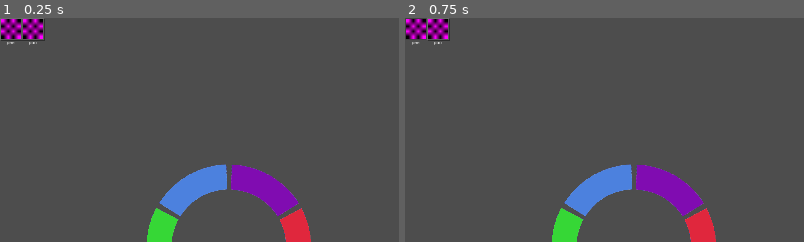
Above: before the commit, frames 1-2 (left to right).
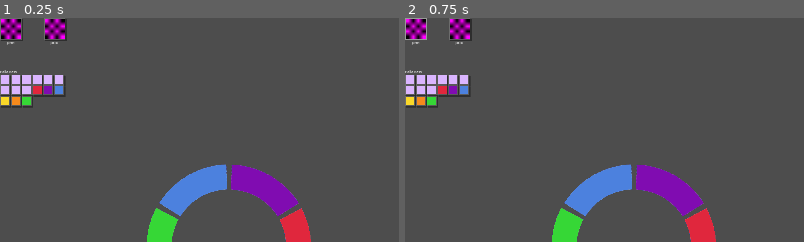
Above: after the commit, the same moments.

Repository: shibechef/sandbird
Game: Godot game, scene res://scenes/program.tscn
The game is run twice, just before and just after one commit, with the same random seed, the same clock (stepped at 60 frames per second) and the same inputs. The project has no main scene, so this scene is started directly.
Inputs (mouse positions are % of the whole screen's width and height, from its top left):
- Up to frame 1 (0.25 s): no input
- Up to frame 2 (0.75 s): click (1, 2) at 0.52 s
The pictures show only the part of the screen within x 0-50%, y 0-50%; the shares and areas given below are measured in that part.

The runs differ from the first frame. In frame 1, 2.6% of the frame differs, in the area x 0-17%, y 0-40%; in frame 2, 2.7%.
Error in both runs: Assertion failed: res://user/brushes/ does not exist! (res://user/file_reader.gd:8)

Commit message:
sidebar ui kinda works almost

Diff:
--- a/UI/composed_scenes/brush_sidebar.tscn
+++ b/UI/composed_scenes/brush_sidebar.tscn
@@ -4,25 +4,22 @@
 [ext_resource type="PackedScene" uid="uid://dkpe87xxdua08" path="res://UI/composed_scenes/single_brush.tscn" id="1_dglvy"]
 
 [node name="BrushSidebarUI" type="Control" unique_id=201940366]
+custom_minimum_size = Vector2(348, 124)
 layout_mode = 3
-anchors_preset = 15
-anchor_right = 1.0
-anchor_bottom = 1.0
-grow_horizontal = 2
-grow_vertical = 2
+anchors_preset = 0
+size_flags_horizontal = 3
+size_flags_vertical = 3
 script = ExtResource("1_6q7k1")
+item_scene = ExtResource("1_dglvy")
 
 [node name="VBoxContainer" type="VBoxContainer" parent="." unique_id=2093866990]
 layout_mode = 0
-offset_left = 1.0
-offset_top = 1.0
-offset_right = 333.0
-offset_bottom = 481.0
-theme_override_constants/separation = 66
+offset_right = 347.0
+offset_bottom = 132.0
 
 [node name="HBoxContainer" type="HBoxContainer" parent="VBoxContainer" unique_id=1813756040]
 layout_mode = 2
-theme_override_constants/separation = 53
+theme_override_constants/separation = 7
 
 [node name="BrushVisual" parent="VBoxContainer/HBoxContainer" unique_id=1404525813 instance=ExtResource("1_dglvy")]
 layout_mode = 2
@@ -44,7 +41,7 @@
 
 [node name="HBoxContainer2" type="HBoxContainer" parent="VBoxContainer" unique_id=1646338490]
 layout_mode = 2
-theme_override_constants/separation = 53
+theme_override_constants/separation = 7
 
 [node name="BrushVisual" parent="VBoxContainer/HBoxContainer2" unique_id=1058319413 instance=ExtResource("1_dglvy")]
 layout_mode = 2
--- a/UI/composed_scenes/color_sidebar.tscn
+++ /dev/null
@@ -1,14 +0,0 @@
-[gd_scene format=3 uid="uid://qhlka6qln6eh"]
-
-[node name="ColorSidebar" type="Control" unique_id=1804888296]
-layout_mode = 3
-anchors_preset = 15
-anchor_right = 1.0
-anchor_bottom = 1.0
-grow_horizontal = 2
-grow_vertical = 2
-
-[node name="VBoxContainer" type="VBoxContainer" parent="." unique_id=997958691]
-layout_mode = 0
-offset_right = 240.0
-offset_bottom = 480.0
--- a/UI/composed_scenes/palette_folder.tscn
+++ b/UI/composed_scenes/palette_folder.tscn
@@ -2,7 +2,7 @@
 
 [ext_resource type="Script" uid="uid://bioqp0ph54vvk" path="res://UI/scripts/palette_folder_UI.gd" id="1_elklv"]
 [ext_resource type="StyleBox" uid="uid://cvxn6jsyk4ohp" path="res://UI/data/stylebox/palette_style_box.tres" id="2_n1de4"]
-[ext_resource type="PackedScene" uid="uid://b02bj4xvnsmrq" path="res://UI/composed_scenes/single_palette.tscn" id="2_sns7h"]
+[ext_resource type="PackedScene" uid="uid://b02bj4xvnsmrq" path="res://UI/composed_scenes/palette_preview.tscn" id="2_sns7h"]
 
 [node name="PaletteFolder" type="Control"]
 layout_mode = 3
--- /dev/null
+++ b/UI/composed_scenes/palette_import.tscn
@@ -0,0 +1,46 @@
+[gd_scene format=3 uid="uid://qhlka6qln6eh"]
+
+[ext_resource type="Script" uid="uid://b0paqvusxsnfq" path="res://UI/scripts/palette_import_UI.gd" id="1_ysmn4"]
+[ext_resource type="PackedScene" uid="uid://b02bj4xvnsmrq" path="res://UI/composed_scenes/palette_preview.tscn" id="2_q7c4r"]
+
+[node name="PaletteImport" type="Control" unique_id=1804888296]
+layout_mode = 3
+anchors_preset = 0
+script = ExtResource("1_ysmn4")
+item_scene = ExtResource("2_q7c4r")
+
+[node name="VBoxContainer" type="VBoxContainer" parent="." unique_id=997958691]
+layout_mode = 0
+offset_right = 204.0
+offset_bottom = 128.0
+theme_override_constants/separation = 5
+
+[node name="HBoxContainer" type="HBoxContainer" parent="VBoxContainer" unique_id=1568070219]
+layout_mode = 2
+theme_override_constants/separation = 5
+
+[node name="PaletteVisual" parent="VBoxContainer/HBoxContainer" unique_id=879457170 instance=ExtResource("2_q7c4r")]
+layout_mode = 2
+
+[node name="PaletteVisual2" parent="VBoxContainer/HBoxContainer" unique_id=64188291 instance=ExtResource("2_q7c4r")]
+layout_mode = 2
+
+[node name="HBoxContainer2" type="HBoxContainer" parent="VBoxContainer" unique_id=1519691286]
+layout_mode = 2
+theme_override_constants/separation = 5
+
+[node name="PaletteVisual" parent="VBoxContainer/HBoxContainer2" unique_id=1330392797 instance=ExtResource("2_q7c4r")]
+layout_mode = 2
+
+[node name="PaletteVisual2" parent="VBoxContainer/HBoxContainer2" unique_id=1176136243 instance=ExtResource("2_q7c4r")]
+layout_mode = 2
+
+[node name="HBoxContainer3" type="HBoxContainer" parent="VBoxContainer" unique_id=970018730]
+layout_mode = 2
+theme_override_constants/separation = 5
+
+[node name="PaletteVisual" parent="VBoxContainer/HBoxContainer3" unique_id=411400149 instance=ExtResource("2_q7c4r")]
+layout_mode = 2
+
+[node name="PaletteVisual2" parent="VBoxContainer/HBoxContainer3" unique_id=1020422072 instance=ExtResource("2_q7c4r")]
+layout_mode = 2
--- /dev/null
+++ b/UI/composed_scenes/palette_preview.tscn
@@ -0,0 +1,51 @@
+[gd_scene format=3 uid="uid://b02bj4xvnsmrq"]
+
+[ext_resource type="Theme" uid="uid://d36i1d6pb5k2f" path="res://UI/data/text_theme.tres" id="1_rv7sa"]
+[ext_resource type="StyleBox" uid="uid://dbi85feyepdso" path="res://UI/data/stylebox/unselected_brush.tres" id="2_sqthx"]
+[ext_resource type="StyleBox" uid="uid://cdrajy0hbo8vq" path="res://UI/data/stylebox/selected_brush.tres" id="3_4a4nk"]
+[ext_resource type="StyleBox" uid="uid://dl517e0mbhqwd" path="res://UI/data/stylebox/hovered_brush.tres" id="4_7jb8e"]
+
+[sub_resource type="Gradient" id="Gradient_rv7sa"]
+interpolation_mode = 1
+offsets = PackedFloat32Array(0, 0.32098764, 0.67901236)
+colors = PackedColorArray(0, 0, 0, 1, 0.1583412, 0.009129164, 0.19589639, 1, 1, 1, 1, 1)
+
+[sub_resource type="GradientTexture1D" id="GradientTexture1D_y6k63"]
+gradient = SubResource("Gradient_rv7sa")
+
+[node name="PaletteVisual" type="Control" unique_id=879457170]
+custom_minimum_size = Vector2(100, 40)
+layout_mode = 3
+anchors_preset = 0
+offset_right = 100.0
+offset_bottom = 40.0
+theme = ExtResource("1_rv7sa")
+
+[node name="Button" type="Button" parent="." unique_id=1670553264]
+unique_name_in_owner = true
+layout_mode = 1
+anchors_preset = -1
+offset_right = 100.0
+offset_bottom = 40.0
+theme_override_styles/normal = ExtResource("2_sqthx")
+theme_override_styles/pressed = ExtResource("3_4a4nk")
+theme_override_styles/hover = ExtResource("4_7jb8e")
+
+[node name="MarginContainer" type="MarginContainer" parent="Button" unique_id=571709661]
+custom_minimum_size = Vector2(100, 40)
+layout_mode = 1
+anchors_preset = 15
+anchor_right = 1.0
+anchor_bottom = 1.0
+grow_horizontal = 2
+grow_vertical = 2
+theme_override_constants/margin_left = 3
+theme_override_constants/margin_top = 3
+theme_override_constants/margin_right = 3
+theme_override_constants/margin_bottom = 3
+
+[node name="Texture" type="TextureRect" parent="Button/MarginContainer" unique_id=923271472]
+unique_name_in_owner = true
+layout_mode = 2
+texture = SubResource("GradientTexture1D_y6k63")
+expand_mode = 2
--- /dev/null
+++ b/UI/composed_scenes/palette_sidebar.tscn
@@ -0,0 +1,29 @@
+[gd_scene format=3 uid="uid://bmcoto6aqkjjg"]
+
+[ext_resource type="Script" uid="uid://bmunx10p2xtwq" path="res://UI/scripts/palette_sidebar_UI.gd" id="1_ysmn4"]
+[ext_resource type="PackedScene" uid="uid://dlvu7ftyatecw" path="res://UI/composed_scenes/single_color.tscn" id="2_mqkag"]
+[ext_resource type="PackedScene" uid="uid://b3c800ak8in7u" path="res://UI/composed_scenes/single_palette.tscn" id="2_q7c4r"]
+
+[node name="PaletteSidebarUI" type="Control" unique_id=201940366]
+custom_minimum_size = Vector2(155, 194)
+layout_mode = 3
+anchors_preset = 0
+size_flags_horizontal = 3
+size_flags_vertical = 3
+script = ExtResource("1_ysmn4")
+single_color_scene = ExtResource("2_mqkag")
+item_scene = ExtResource("2_q7c4r")
+
+[node name="VBoxContainer" type="VBoxContainer" parent="." unique_id=2093866990]
+layout_mode = 0
+offset_right = 347.0
+offset_bottom = 132.0
+
+[node name="SinglePalette" parent="VBoxContainer" unique_id=1804888296 instance=ExtResource("2_q7c4r")]
+layout_mode = 2
+
+[node name="SinglePalette2" parent="VBoxContainer" unique_id=735443469 instance=ExtResource("2_q7c4r")]
+layout_mode = 2
+
+[node name="SinglePalette3" parent="VBoxContainer" unique_id=2144224685 instance=ExtResource("2_q7c4r")]
+layout_mode = 2
--- a/UI/composed_scenes/single_brush.tscn
+++ b/UI/composed_scenes/single_brush.tscn
@@ -4,18 +4,15 @@
 [ext_resource type="Theme" uid="uid://cjsn4j2sjhnlo" path="res://UI/themes/medium.tres" id="2_6r84c"]
 [ext_resource type="StyleBox" uid="uid://dbi85feyepdso" path="res://UI/data/stylebox/unselected_brush.tres" id="2_6uoov"]
 [ext_resource type="StyleBox" uid="uid://cdrajy0hbo8vq" path="res://UI/data/stylebox/selected_brush.tres" id="3_f5qfw"]
+[ext_resource type="StyleBox" uid="uid://dl517e0mbhqwd" path="res://UI/data/stylebox/hovered_brush.tres" id="4_f5qfw"]
 
 [sub_resource type="PlaceholderTexture2D" id="PlaceholderTexture2D_3xogv"]
 size = Vector2(48, 48)
 
 [node name="BrushVisual" type="Control" unique_id=1058319413]
+custom_minimum_size = Vector2(52, 64)
 layout_mode = 3
-anchor_right = 0.031000001
-anchor_bottom = 0.056
-offset_right = 0.2879982
-offset_bottom = -0.288002
-grow_horizontal = 2
-grow_vertical = 2
+anchors_preset = 0
 theme = ExtResource("1_6r84c")
 
 [node name="Button" type="Button" parent="." unique_id=157267812]
@@ -25,6 +22,7 @@
 offset_bottom = 52.0
 theme_override_styles/normal = ExtResource("2_6uoov")
 theme_override_styles/pressed = ExtResource("3_f5qfw")
+theme_override_styles/hover = ExtResource("4_f5qfw")
 
 [node name="VBoxContainer" type="VBoxContainer" parent="Button" unique_id=1445524834]
 layout_mode = 0
@@ -33,6 +31,7 @@
 theme_override_constants/separation = 0
 
 [node name="MarginContainer" type="MarginContainer" parent="Button/VBoxContainer" unique_id=1786503885]
+custom_minimum_size = Vector2(52, 52)
 layout_mode = 2
 theme_override_constants/margin_left = 2
 theme_override_constants/margin_top = 2
@@ -47,6 +46,8 @@
 
 [node name="Text" type="LineEdit" parent="Button/VBoxContainer" unique_id=869811763]
 unique_name_in_owner = true
+z_index = 1
+custom_minimum_size = Vector2(0, 14)
 layout_mode = 2
 theme = ExtResource("2_6r84c")
 theme_override_font_sizes/font_size = 11
--- /dev/null
+++ b/UI/composed_scenes/single_color.tscn
@@ -0,0 +1,48 @@
+[gd_scene format=3 uid="uid://dlvu7ftyatecw"]
+
+[ext_resource type="Theme" uid="uid://d36i1d6pb5k2f" path="res://UI/data/text_theme.tres" id="1_sl637"]
+[ext_resource type="StyleBox" uid="uid://dbi85feyepdso" path="res://UI/data/stylebox/unselected_brush.tres" id="2_85h57"]
+[ext_resource type="StyleBox" uid="uid://cdrajy0hbo8vq" path="res://UI/data/stylebox/selected_brush.tres" id="3_0prje"]
+[ext_resource type="StyleBox" uid="uid://dl517e0mbhqwd" path="res://UI/data/stylebox/hovered_brush.tres" id="4_edme7"]
+
+[sub_resource type="Gradient" id="Gradient_sl637"]
+offsets = PackedFloat32Array(0)
+colors = PackedColorArray(0.8555973, 0.71147, 1, 1)
+
+[sub_resource type="GradientTexture1D" id="GradientTexture1D_85h57"]
+gradient = SubResource("Gradient_sl637")
+width = 1
+
+[node name="SingleColor" type="Control" unique_id=879457170]
+custom_minimum_size = Vector2(24, 24)
+layout_mode = 3
+anchors_preset = 0
+offset_right = 24.0
+offset_bottom = 24.0
+theme = ExtResource("1_sl637")
+
+[node name="Button" type="Button" parent="." unique_id=1670553264]
+unique_name_in_owner = true
+custom_minimum_size = Vector2(24, 24)
+layout_mode = 0
+theme_override_styles/normal = ExtResource("2_85h57")
+theme_override_styles/pressed = ExtResource("3_0prje")
+theme_override_styles/hover = ExtResource("4_edme7")
+
+[node name="MarginContainer" type="MarginContainer" parent="Button" unique_id=571709661]
+layout_mode = 1
+anchors_preset = 15
+anchor_right = 1.0
+anchor_bottom = 1.0
+grow_horizontal = 2
+grow_vertical = 2
+theme_override_constants/margin_left = 2
+theme_override_constants/margin_top = 2
+theme_override_constants/margin_right = 2
+theme_override_constants/margin_bottom = 2
+
+[node name="Texture" type="TextureRect" parent="Button/MarginContainer" unique_id=923271472]
+unique_name_in_owner = true
+layout_mode = 2
+texture = SubResource("GradientTexture1D_85h57")
+expand_mode = 2
--- a/UI/composed_scenes/single_palette.tscn
+++ b/UI/composed_scenes/single_palette.tscn
@@ -1,49 +1,53 @@
-[gd_scene load_steps=6 format=3 uid="uid://b02bj4xvnsmrq"]
+[gd_scene format=3 uid="uid://b3c800ak8in7u"]
 
-[ext_resource type="Theme" uid="uid://d36i1d6pb5k2f" path="res://UI/data/text_theme.tres" id="1_rv7sa"]
+[ext_resource type="PackedScene" uid="uid://dlvu7ftyatecw" path="res://UI/composed_scenes/single_color.tscn" id="3_y6k63"]
 
-[sub_resource type="StyleBoxEmpty" id="StyleBoxEmpty_rilc8"]
-
-[sub_resource type="StyleBoxFlat" id="StyleBoxFlat_rilc8"]
-
-[sub_resource type="Gradient" id="Gradient_rv7sa"]
-interpolation_mode = 1
-offsets = PackedFloat32Array(0, 0.32098764, 0.67901236)
-colors = PackedColorArray(0, 0, 0, 1, 0.1583412, 0.009129164, 0.19589639, 1, 1, 1, 1, 1)
-
-[sub_resource type="GradientTexture1D" id="GradientTexture1D_y6k63"]
-gradient = SubResource("Gradient_rv7sa")
-
-[node name="PaletteVisual" type="Control"]
+[node name="SinglePalette" type="Control" unique_id=1804888296]
+custom_minimum_size = Vector2(154, 62)
 layout_mode = 3
 anchors_preset = 0
-size_flags_vertical = 4
-theme = ExtResource("1_rv7sa")
-metadata/_edit_use_anchors_ = true
 
-[node name="Button" type="Button" parent="."]
-unique_name_in_owner = true
-layout_mode = 1
-anchors_preset = -1
-offset_right = 80.0
-offset_bottom = 16.0
-theme_override_styles/normal = SubResource("StyleBoxEmpty_rilc8")
-theme_override_styles/hover = SubResource("StyleBoxFlat_rilc8")
+[node name="VBoxContainer" type="VBoxContainer" parent="." unique_id=253494368]
+layout_mode = 0
+offset_right = 40.0
+offset_bottom = 40.0
+theme_override_constants/separation = 0
 
-[node name="MarginContainer" type="MarginContainer" parent="Button"]
-layout_mode = 1
-anchors_preset = 15
-anchor_right = 1.0
-anchor_bottom = 1.0
-grow_horizontal = 2
-grow_vertical = 2
-theme_override_constants/margin_left = 2
-theme_override_constants/margin_top = 2
-theme_override_constants/margin_right = 2
-theme_override_constants/margin_bottom = 2
+[node name="Label" type="Label" parent="VBoxContainer" unique_id=1365945987]
+layout_mode = 2
+theme_override_font_sizes/font_size = 8
+text = "Hello Boss"
 
-[node name="Texture" type="TextureRect" parent="Button/MarginContainer"]
+[node name="GridContainer" type="GridContainer" parent="VBoxContainer" unique_id=1651693203]
 unique_name_in_owner = true
 layout_mode = 2
-texture = SubResource("GradientTexture1D_y6k63")
-expand_mode = 2
+theme_override_constants/h_separation = 2
+theme_override_constants/v_separation = 2
+columns = 6
+
+[node name="SingleColor" parent="VBoxContainer/GridContainer" unique_id=879457170 instance=ExtResource("3_y6k63")]
+layout_mode = 2
+
+[node name="SingleColor2" parent="VBoxContainer/GridContainer" unique_id=1344901552 instance=ExtResource("3_y6k63")]
+layout_mode = 2
+
+[node name="SingleColor3" parent="VBoxContainer/GridContainer" unique_id=2005586573 instance=ExtResource("3_y6k63")]
+layout_mode = 2
+
+[node name="SingleColor4" parent="VBoxContainer/GridContainer" unique_id=1229440776 instance=ExtResource("3_y6k63")]
+layout_mode = 2
+
+[node name="SingleColor5" parent="VBoxContainer/GridContainer" unique_id=963262303 instance=ExtResource("3_y6k63")]
+layout_mode = 2
+
+[node name="SingleColor6" parent="VBoxContainer/GridContainer" unique_id=1008621188 instance=ExtResource("3_y6k63")]
+layout_mode = 2
+
+[node name="SingleColor7" parent="VBoxContainer/GridContainer" unique_id=699484791 instance=ExtResource("3_y6k63")]
+layout_mode = 2
+
+[node name="SingleColor8" parent="VBoxContainer/GridContainer" unique_id=1476031084 instance=ExtResource("3_y6k63")]
+layout_mode = 2
+
+[node name="SingleColor9" parent="VBoxContainer/GridContainer" unique_id=633025506 instance=ExtResource("3_y6k63")]
+layout_mode = 2
--- a/UI/scripts/UI_manager.gd
+++ b/UI/scripts/UI_manager.gd
@@ -4,8 +4,11 @@
 static var regular_theme: Theme = preload("res://UI/themes/regular.tres")
 static var medium_theme: Theme = preload("res://UI/themes/medium.tres")
 
-var brush_sidebar: PackedScene = preload("res://UI/composed_scenes/brush_sidebar.tscn")
+var brush_sidebar_scene: PackedScene = preload("res://UI/composed_scenes/brush_sidebar.tscn")
+var color_sidebar_scene: PackedScene = preload("res://UI/composed_scenes/palette_sidebar.tscn")
 
+var brush_sidebar: Control
+var palette_sidebar: Control
 
 var color_selection: ColorSelectionInput
 
@@ -13,7 +16,12 @@
 	color_selection = get_node("%ColorSelectionInput")
 	## Remove this later
 	add_palette_menu(1)
-	add_brush_sidebar()
+	var v_box = VBoxContainer.new()
+	## Find out how to make it not manual!
+	v_box.add_theme_constant_override("separation", 0)
+	add_child(v_box)
+	add_brush_sidebar(v_box)
+	add_palette_sidebar(v_box)
 
 func add_palette_menu(palette_ID: int) -> void:
 	var menu = RadialMenu.new()
@@ -21,6 +29,10 @@
 	color_selection.add_palette_UI(palette_ID, menu)
 	menu.position += Vector2(500., 500.)
 
-func add_brush_sidebar() -> void:
-	var sidebar = brush_sidebar.instantiate()
-	add_child(sidebar)
+func add_brush_sidebar(parent: Control) -> void:
+	brush_sidebar = brush_sidebar_scene.instantiate()
+	parent.add_child(brush_sidebar)
+
+func add_palette_sidebar(parent: Control) -> void:
+	palette_sidebar = color_sidebar_scene.instantiate()
+	parent.add_child(palette_sidebar)
--- a/UI/scripts/brush_sidebar_UI.gd
+++ b/UI/scripts/brush_sidebar_UI.gd
@@ -1,38 +1,19 @@
-extends Control
+extends SidebarUI
 class_name BrushSidebarUI
 
-@export var brushes_per_line: int = 6
-var single_scene: PackedScene = preload("res://UI/composed_scenes/single_brush.tscn")
 var paint_system: PaintSystem
 
 func _ready():
-	paint_system = get_parent().get_node("%PaintSystem")
+	paint_system = ProjectManager.current_project.get_node("%PaintSystem")
 
-func fill_list(brushes: Array[BaseBrush]):
-	var children = get_children()
-	for child in children:
-		child.queue_free()
+func add_item(item: Resource, parent: Control) -> void:
+	var brush_scene: Control = item_scene.instantiate()
+	parent.add_child(brush_scene)
+	var text: LineEdit = brush_scene.get_node("%Text")
+	var texture: TextureRect = brush_scene.get_node("%Texture")
+	var button: Button = brush_scene.get_node("%Button")
 
-	var spacing: int = 53
-	var current_hbox := HBoxContainer.new()
-	current_hbox.add_theme_constant_override("separation", spacing)
-	add_child(current_hbox)
-	var index_on_line: int = 0
-	for brush in brushes:
-		var brush_scene: Control = single_scene.instantiate()
-		current_hbox.add_child(brush_scene)
-		var text: LineEdit = brush_scene.get_node("%Text")
-		var texture: TextureRect = brush_scene.get_node("%Texture")
-		var button: Button = brush_scene.get_node("%Button")
-
-		text.text = brush.named_as
-		button.pressed.connect(paint_system.select_brush.bind(brush.named_as))
-		BrushManager.get_brush_text(brush)
-
-
-		index_on_line += 1
-		if index_on_line == brushes_per_line:
-			index_on_line = 0
-			current_hbox = HBoxContainer.new()
-			current_hbox.add_theme_constant_override("separation", spacing)
-			add_child(current_hbox)
+	text.text = item.named_as
+	button.pressed.connect(paint_system.select_brush.bind(item.named_as))
+	## uncomment when dynamic textures are a thing
+	#texture.texture = BrushManager.get_brush_text(brush)
--- /dev/null
+++ b/UI/scripts/palette_import_UI.gd
@@ -0,0 +1,10 @@
+extends SidebarUI
+class_name PaletteImportUI
+
+func add_item(item: Resource, parent: Control) -> void:
+	var palette_scene: Control = item_scene.instantiate()
+	parent.add_child(palette_scene)
+	var texture: TextureRect = palette_scene.get_node("%Texture")
+	var button: Button = palette_scene.get_node("%Button")
+
+	## make it import from double click/dragging and dropping
--- /dev/null
+++ b/UI/scripts/palette_sidebar_UI.gd
@@ -0,0 +1,29 @@
+extends SidebarUI
+class_name PaletteSidebarUI
+
+@export var single_color_scene: PackedScene
+var color_selection: ColorSelectionInput
+
+func _ready():
+	color_selection = ProjectManager.current_project.get_node("%ColorSelectionInput")
+
+func add_item(item: Resource, parent: Control) -> void:
+	var palette_scene: Control = item_scene.instantiate()
+	parent.add_child(palette_scene)
+	var grid: GridContainer = palette_scene.get_node("%GridContainer")
+
+	## add a bunch of color buttons and a palette button
+
+	for color_id: int in item.colors:
+		var palette_color: PaletteColor = item.colors[color_id]
+		var color_scene = single_color_scene.instantiate()
+		grid.add_child(color_scene)
+		var rect: TextureRect = color_scene.get_node("%Texture")
+		var text: GradientTexture1D = GradientTexture1D.new()
+		text.gradient = Gradient.new()
+		text.gradient.set_color(0, palette_color.color)
+		text.width = 1
+		rect.texture = text
+
+		var butt: Button = color_scene.get_node("%Button")
+		butt.pressed.connect(color_selection.select_color.bind(color_id))
--- /dev/null
+++ b/UI/scripts/sidebar_UI.gd
@@ -0,0 +1,31 @@
+extends Control
+class_name SidebarUI
+
+@export var items_per_line: int = 4
+@export var horizontal_spacing: int = 10
+@export var vertical_spacing: int = 10
+@export var item_scene: PackedScene
+
+## Probably just generalize this and swap h/vbox to allow horizontal
+func fill_list_vertical(items: Array) -> void:
+	var children = get_children()
+	for child in children:
+		child.queue_free()
+
+	var spacing: int = 53
+	var current_hbox := HBoxContainer.new()
+	current_hbox.add_theme_constant_override("separation", spacing)
+	add_child(current_hbox)
+	var index_on_line: int = 0
+	for item in items:
+		add_item(item, current_hbox)
+
+		index_on_line += 1
+		if index_on_line == items_per_line:
+			index_on_line = 0
+			current_hbox = HBoxContainer.new()
+			current_hbox.add_theme_constant_override("separation", spacing)
+			add_child(current_hbox)
+
+func add_item(item: Resource, parent: Control) -> void:
+	return
--- a/input/color_selection.gd
+++ b/input/color_selection.gd
@@ -62,3 +62,6 @@
 		var ui_element: TextureButton = palette_UIs[palette].get_child(index)
 		ui_element.set_instance_shader_parameter("black_replacement", UserPreferences.hover_color)
 		ui_element.set_pressed_no_signal(false)
+
+func select_palette(id: int) -> void:
+	return
--- a/scenes/voxel_project.tscn
+++ b/scenes/voxel_project.tscn
@@ -91,8 +91,6 @@
 script = ExtResource("13_gqylq")
 metadata/_custom_type_script = "uid://ctyp21ixuvmen"
 
-[node name="CurrentProjectSetter" type="Node" parent="." unique_id=1312332489]
-
 [node name="Hierarchy" type="Node" parent="." unique_id=1297333066]
 unique_name_in_owner = true
 script = ExtResource("7_wapjm")
--- a/voxel_input/voxel_project.gd
+++ b/voxel_input/voxel_project.gd
@@ -1,7 +1,7 @@
 extends Node
 class_name VoxelProject
 
-func _ready():
+func _init():
 	ProjectManager.current_project = self
 
 func on_new_project() -> void:
--- a/voxel_painting/paint_system.gd
+++ b/voxel_painting/paint_system.gd
@@ -19,8 +19,8 @@
 	call_deferred("late_ready")
 
 func late_ready():
-	brush_sidebar = get_node("%UI_manager").get_node("BrushSidebarUI")
-	brush_sidebar.fill_list(brush_list.values())
+	brush_sidebar = get_node("%UI_manager").brush_sidebar
+	brush_sidebar.fill_list_vertical(brush_list.values())
 
 func try_click() -> void:
 	if current_brush.is_empty():
--- a/voxel_visuals/color_palette_manager.gd
+++ b/voxel_visuals/color_palette_manager.gd
@@ -11,6 +11,10 @@
 
 func _ready():
 	ready_palettes()
+	call_deferred("update_palette_UI")
+
+func late_ready():
+	update_palette_UI()
 
 func add_new_color(palette: VoxelColorPalette) -> void:
 	var id = randi()
@@ -67,6 +71,10 @@
 		for color_id in palette.colors:
 			palette_by_color[color_id] = palette_id
 
+func update_palette_UI() -> void:
+	var palette_sidebar = get_node("%UI_manager").palette_sidebar
+	palette_sidebar.fill_list_vertical(all_palettes.values())
+
 func get_color_from_id(color_id: int) -> PaletteColor:
 	var palette = get_palette_from_color(color_id)
 	return palette.colors[color_id]
Not shown, added: UI/scripts/palette_import_UI.gd.uid
Not shown, added: UI/scripts/palette_sidebar_UI.gd.uid
Not shown, added: UI/scripts/sidebar_UI.gd.uid
